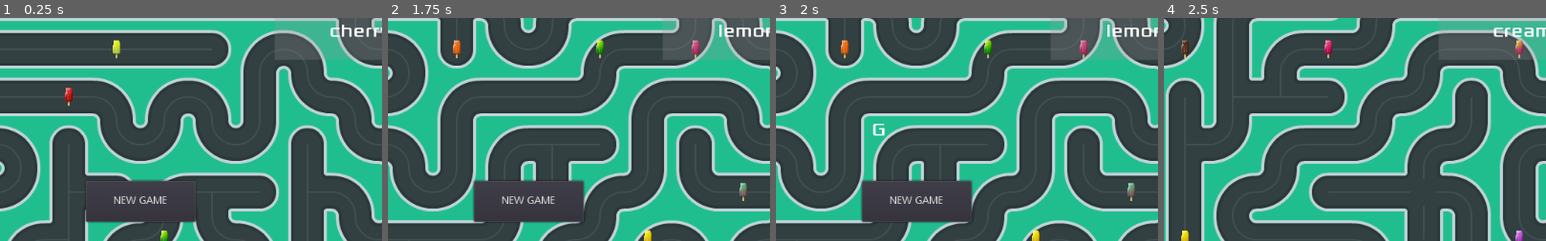
Above: before the commit, frames 1-4 (left to right).
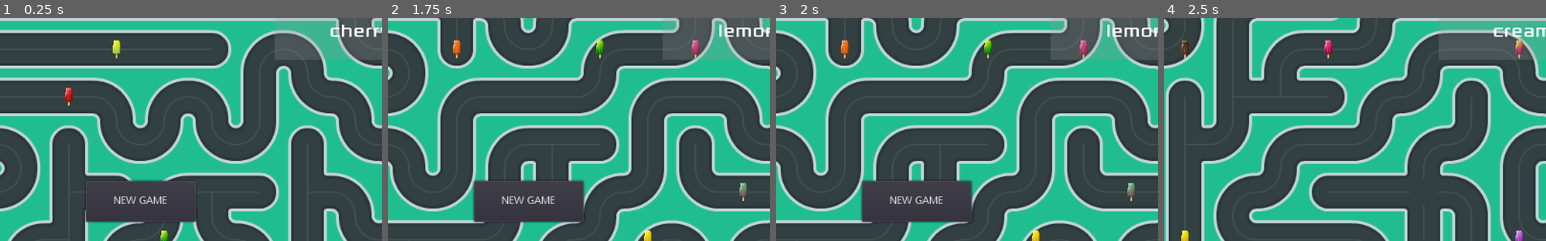
Above: after the commit, the same moments.

Repository: arsany007/BollyTheMalt
Game: Godot game, scene res://Levels/Level1/Maze.tscn
The game is run twice, just before and just after one commit, with the same random seed, the same clock (stepped at 60 frames per second) and the same inputs. Before the commit the project starts from res://Maze.tscn.
Inputs:
- Up to frame 1 (0.25 s): no input
- Up to frame 2 (1.75 s): click "NEW GAME" at 0.5 s; click "END" at 1.25 s
- Up to frame 3 (2 s): no input
- Up to frame 4 (2.5 s): click "NEW GAME" at 2 s
The pictures show only the part of the screen within x 32-82%, y 9-59%; the shares and areas given below are measured in that part.

Frames 1-2 are identical in both runs. In frame 3, 0.1% of the frame differs, in the area x 25-29%, y 47-53%; in frame 4, nothing differs.

Commit message:
Move all scenes to level1

Diff:
--- a/Explosion.tscn
+++ b/Levels/Level1/Explosion.tscn
@@ -1,7 +1,7 @@
 [gd_scene load_steps=4 format=2]
 
 [ext_resource path="res://art/Explosion/spritesheet.png" type="Texture" id=1]
-[ext_resource path="res://Explosion.gd" type="Script" id=2]
+[ext_resource path="res://Levels/Level1/Explosion.gd" type="Script" id=2]
 
 [sub_resource type="Animation" id=1]
 resource_name = "Explode"
@@ -41,11 +41,9 @@
 texture = ExtResource( 1 )
 hframes = 3
 vframes = 3
-frame = 7
 
 [node name="AnimationPlayer" type="AnimationPlayer" parent="."]
 root_node = NodePath("../..")
 anims/Explode = SubResource( 1 )
 
 [node name="AudioStreamPlayer2D" type="AudioStreamPlayer2D" parent="."]
-visible = false
--- a/HUD.gd
+++ b/Levels/Level1/HUD.gd
@@ -34,3 +34,7 @@
 
 func _on_Button2_pressed():
 	game_over()
+
+
+func _on_HUD_New_Game():
+	pass # Replace with function body.
--- a/HUD.tscn
+++ b/Levels/Level1/HUD.tscn
@@ -1,6 +1,6 @@
 [gd_scene load_steps=6 format=2]
 
-[ext_resource path="res://HUD.gd" type="Script" id=1]
+[ext_resource path="res://Levels/Level1/HUD.gd" type="Script" id=1]
 
 [sub_resource type="StyleBoxFlat" id=3]
 bg_color = Color( 0.6, 0.6, 0.6, 0.235294 )
@@ -20,7 +20,7 @@
 tracks/0/interp = 1
 tracks/0/loop_wrap = true
 tracks/0/imported = false
-tracks/0/enabled = true
+tracks/0/enabled = false
 tracks/0/keys = {
 "times": PoolRealArray( 0, 3.5 ),
 "transitions": PoolRealArray( 1, 1 ),
@@ -112,7 +112,7 @@
 text = "GameOver"
 align = 1
 valign = 1
-percent_visible = 0.857143
+percent_visible = 0.0
 
 [node name="AnimationPlayer" type="AnimationPlayer" parent="."]
 anims/GameOverAnimi = SubResource( 4 )
--- a/IcePoop.tscn
+++ b/Levels/Level1/IcePoop.tscn
@@ -1,6 +1,6 @@
 [gd_scene load_steps=3 format=2]
 
-[ext_resource path="res://IcePoop.gd" type="Script" id=1]
+[ext_resource path="res://Levels/Level1/IcePoop.gd" type="Script" id=1]
 
 [sub_resource type="RectangleShape2D" id=1]
 
--- a/Maze.gd
+++ b/Levels/Level1/Maze.gd
@@ -3,7 +3,7 @@
 onready var globals = get_node("Globals")
 onready var Map = $TileMap
 onready var PlayerKini = $PlayerKini
-onready var explode = preload("res://Explosion.tscn").instance()
+onready var explode = preload("res://Levels/Level1/Explosion.tscn").instance()
 
 
 
@@ -67,7 +67,7 @@
 		nodes.queue_free()
 
 	for Icepoop_key in globals.Icepoops.keys():
-		var Icepoop_node = preload("res://IcePoop.tscn")
+		var Icepoop_node = preload("res://Levels/Level1/IcePoop.tscn")
 		var Icepoop_instance = Icepoop_node.instance()
 		Icepoop_instance.get_node("Sprite").texture = load("res://art/" + Icepoop_key)
 
--- a/Maze.tscn
+++ b/Levels/Level1/Maze.tscn
@@ -1,14 +1,14 @@
 [gd_scene load_steps=10 format=2]
 
-[ext_resource path="res://Maze.gd" type="Script" id=1]
-[ext_resource path="res://TileMap.gd" type="Script" id=2]
-[ext_resource path="res://SelectIcePoop.gd" type="Script" id=3]
-[ext_resource path="res://Globals.gd" type="Script" id=4]
-[ext_resource path="res://HUD.tscn" type="PackedScene" id=5]
-[ext_resource path="res://PlayerKini.tscn" type="PackedScene" id=6]
-[ext_resource path="res://IcePoop.tscn" type="PackedScene" id=7]
+[ext_resource path="res://Levels/Level1/Maze.gd" type="Script" id=1]
+[ext_resource path="res://Levels/Level1/TileMap.gd" type="Script" id=2]
+[ext_resource path="res://Levels/Level1/SelectIcePoop.gd" type="Script" id=3]
+[ext_resource path="res://Levels/Level1/Globals.gd" type="Script" id=4]
+[ext_resource path="res://Levels/Level1/HUD.tscn" type="PackedScene" id=5]
+[ext_resource path="res://Levels/Level1/PlayerKini.tscn" type="PackedScene" id=6]
+[ext_resource path="res://Levels/Level1/IcePoop.tscn" type="PackedScene" id=7]
 [ext_resource path="res://Sounds/eating.wav" type="AudioStream" id=8]
-[ext_resource path="res://Maze.tres" type="TileSet" id=18]
+[ext_resource path="res://Levels/Level1/Maze.tres" type="TileSet" id=18]
 
 [node name="Maze" type="Node2D"]
 script = ExtResource( 1 )
--- a/PlayerKini.tscn
+++ b/Levels/Level1/PlayerKini.tscn
@@ -12,10 +12,15 @@
 [ext_resource path="res://art/player/right2.png" type="Texture" id=10]
 [ext_resource path="res://art/player/down1.png" type="Texture" id=11]
 [ext_resource path="res://art/player/down2.png" type="Texture" id=12]
-[ext_resource path="res://PlayerKini.gd" type="Script" id=13]
+[ext_resource path="res://Levels/Level1/PlayerKini.gd" type="Script" id=13]
 
 [sub_resource type="SpriteFrames" id=1]
 animations = [ {
+"frames": [ ExtResource( 8 ), ExtResource( 9 ), ExtResource( 5 ) ],
+"loop": true,
+"name": "up",
+"speed": 3.0
+}, {
 "frames": [ ExtResource( 6 ), ExtResource( 7 ), ExtResource( 3 ) ],
 "loop": true,
 "name": "left",
@@ -24,11 +29,6 @@
 "frames": [ ExtResource( 4 ), ExtResource( 10 ), ExtResource( 2 ) ],
 "loop": true,
 "name": "right",
-"speed": 3.0
-}, {
-"frames": [ ExtResource( 8 ), ExtResource( 9 ), ExtResource( 5 ) ],
-"loop": true,
-"name": "up",
 "speed": 3.0
 }, {
 "frames": [ ExtResource( 11 ), ExtResource( 12 ), ExtResource( 1 ) ],
--- a/project.godot
+++ b/project.godot
@@ -10,8 +10,8 @@
 
 [application]
 
-config/name="RotateMaze"
-run/main_scene="res://Maze.tscn"
+config/name="BollyTheMalt"
+run/main_scene="res://Levels/Level1/Maze.tscn"
 config/icon="res://icon.png"
 
 [editor_plugins]
@@ -30,7 +30,3 @@
 [physics]
 
 common/enable_pause_aware_picking=true
-
-[rendering]
-
-environment/default_environment="res://default_env.tres"
Renamed: Explosion.gd -> Levels/Level1/Explosion.gd
Renamed: Globals.gd -> Levels/Level1/Globals.gd
Renamed: IcePoop.gd -> Levels/Level1/IcePoop.gd
Renamed: Maze.tres -> Levels/Level1/Maze.tres
Renamed: PlayerKini.gd -> Levels/Level1/PlayerKini.gd
Renamed: SelectIcePoop.gd -> Levels/Level1/SelectIcePoop.gd
Renamed: TileMap.gd -> Levels/Level1/TileMap.gd
Renamed: TreasuresMap.gd -> Levels/Level1/TreasuresMap.gd
Renamed: default_env.tres -> Levels/Level1/default_env.tres
